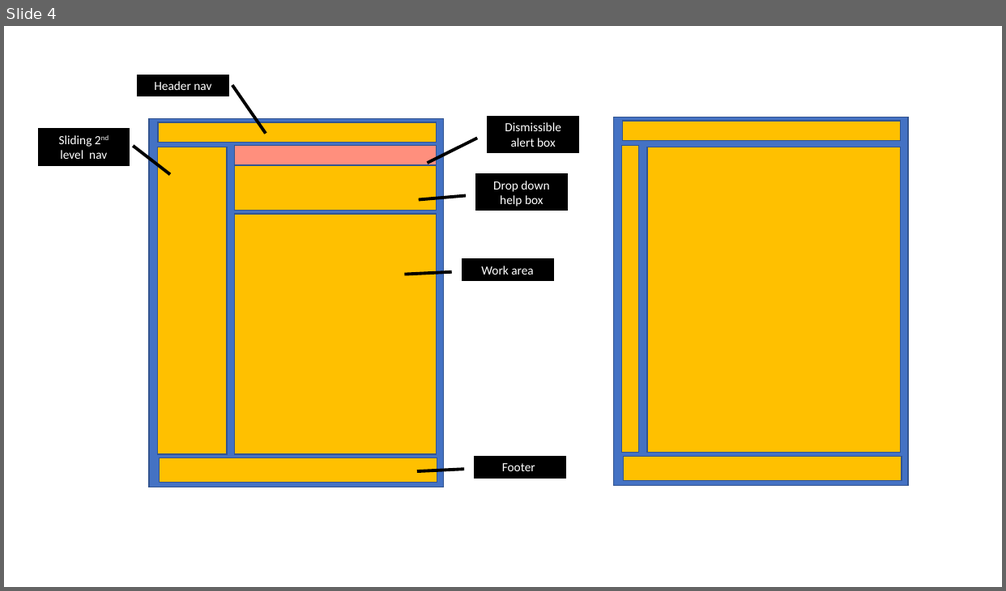
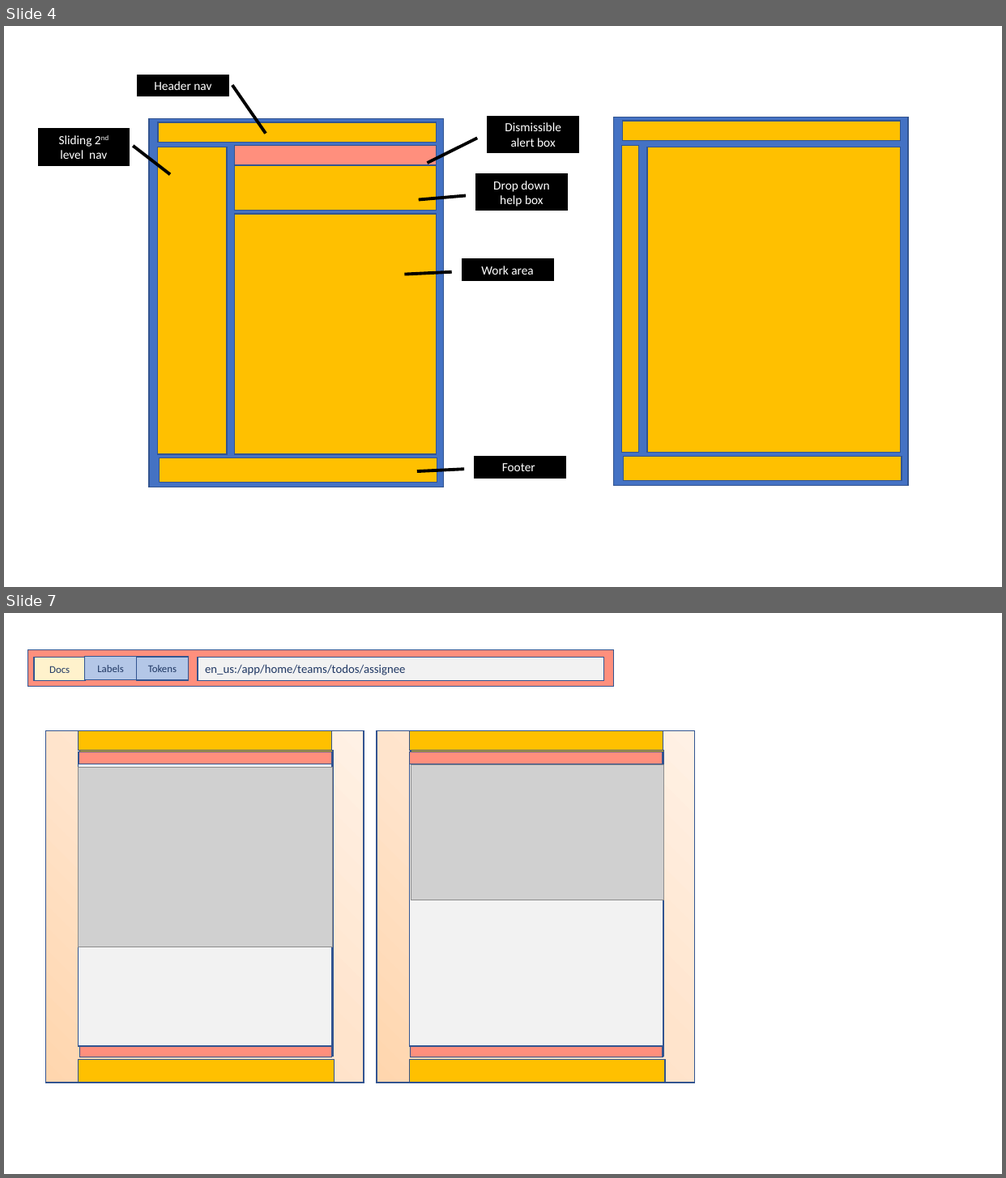
Before and after one commit to dk107dk/bdocs, a slide deck: designs/sketches.pptx. Shown one above the other, each under a label of ours: slide 4 before the commit, slides 4 and 7 after it; the slides between them are not shown. The pictures are 1006x591 and 1006x1178 pixels, drawn with LibreOffice and Linux fonts; fonts in the diff are those of the drawing; grey boxes stand for pictures. Boxes give left, top, right and bottom in pixels: in the first picture for what was removed or moved away, otherwise in the second. Text is boxed around its words. In the diff, an @@ line names an element or a change of style, - is before the commit and + after.

```diff
--- a/designs/sketches.pptx
+++ b/designs/sketches.pptx
@@ slide 7 added at (x1=4, y1=613, x2=1002, y2=1174), background #FFFFFF @@
@@ rectangle added at (x1=28, y1=649, x2=613, y2=686), fill #FF8F7D, outline #325491 1 pt @@
@@ rectangle added at (x1=34, y1=658, x2=86, y2=680), fill #FFF2CC, outline #325491 1 pt, 10 pt, text #203864 @@
+Docs
@@ rectangle added at (x1=85, y1=657, x2=137, y2=679), fill #B4C7E7, outline #325491 1 pt, 10 pt, text #203864 @@
+Labels
@@ rectangle added at (x1=137, y1=658, x2=188, y2=680), fill #B4C7E7, outline #325491 1 pt, 10 pt, text #203864 @@
+Tokens
@@ rectangle added at (x1=198, y1=658, x2=603, y2=680), fill #F2F2F2, outline #325491 1 pt, 11.5 pt, text #203864 @@
+en_us:/app/home/teams/todos/assignee
@@ rectangle added at (x1=46, y1=730, x2=364, y2=1083), fill gradient #FFD6AE to #FFE5CD to #FFF2E6, outline #325491 1 pt @@
@@ rectangle added at (x1=78, y1=730, x2=331, y2=750), fill #FFC000, outline #325491 1 pt @@
@@ rectangle added at (x1=377, y1=730, x2=695, y2=1083), fill gradient #FFD6AE to #FFE5CD to #FFF2E6, outline #325491 1 pt @@
@@ rectangle added at (x1=410, y1=730, x2=663, y2=750), fill #FFC000, outline #325491 1 pt @@
@@ rectangle added at (x1=79, y1=752, x2=332, y2=764), fill #FF8F7D, outline #325491 1 pt @@
@@ rectangle added at (x1=79, y1=751, x2=333, y2=1056), fill #FFC000, outline #325491 1 pt @@
@@ rectangle added at (x1=410, y1=752, x2=663, y2=764), fill #FF8F7D, outline #325491 1 pt @@
@@ rectangle added at (x1=411, y1=751, x2=663, y2=1056), fill #FFC000, outline #325491 1 pt @@
@@ rectangle added at (x1=78, y1=764, x2=331, y2=1046), fill #F2F2F2, outline #325491 1 pt @@
@@ picture added at (x1=78, y1=767, x2=334, y2=947) @@
@@ rectangle added at (x1=410, y1=764, x2=663, y2=1046), fill #F2F2F2, outline #325491 1 pt @@
@@ picture added at (x1=411, y1=765, x2=664, y2=901) @@
@@ rectangle added at (x1=79, y1=1042, x2=332, y2=1058), fill #FF8F7D, outline #325491 1 pt @@
@@ rectangle added at (x1=411, y1=1042, x2=663, y2=1058), fill #FF8F7D, outline #325491 1 pt @@
@@ rectangle added at (x1=78, y1=1060, x2=334, y2=1083), fill #FFC000, outline #325491 1 pt @@
@@ rectangle added at (x1=410, y1=1060, x2=666, y2=1083), fill #FFC000, outline #325491 1 pt @@
```
Also in this commit, not shown: 1 slide changed, 1 other slide added, 14 other files.
